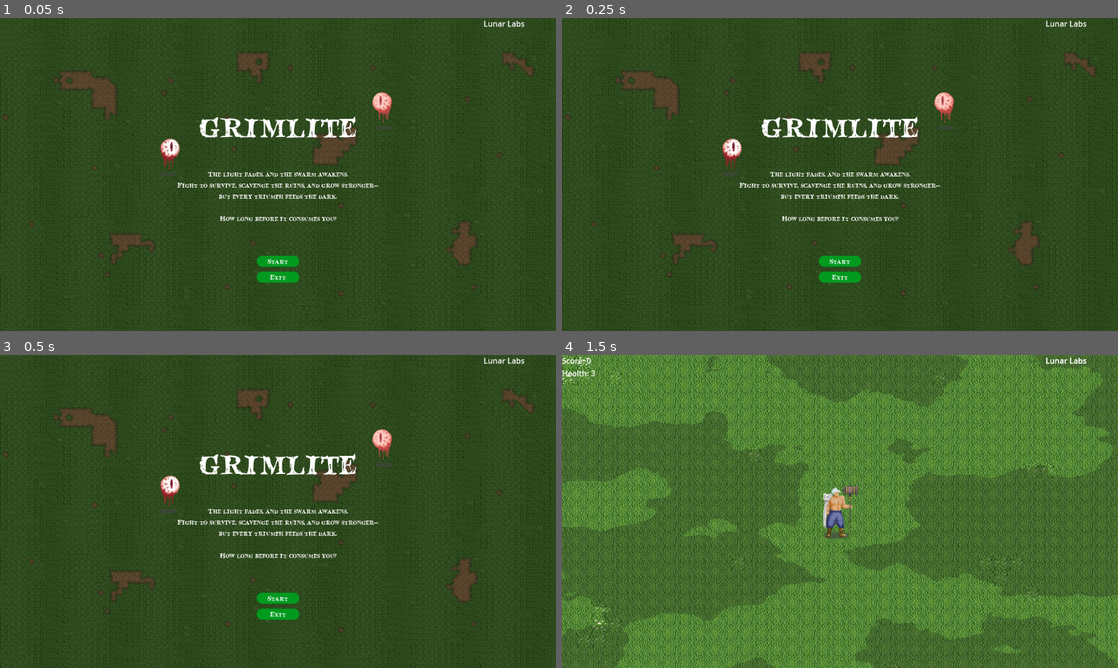
Above: before the commit, frames 1-4 (two rows, left to right).
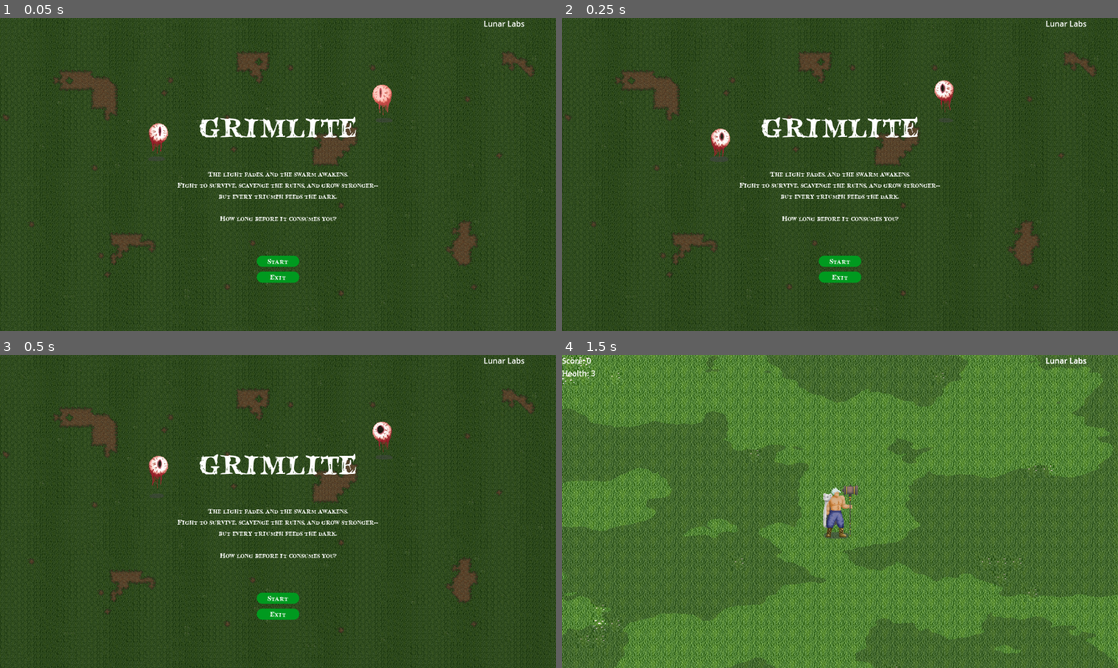
Above: after the commit, the same moments.

Repository: chii-vu/Grimlite
Game: Godot game, scene res://StartMenu.tscn
Same seed, same stepped clock (60 frames per second), same inputs: the game is played once before the commit and once after it.
Inputs:
- Up to frame 1 (0.05 s): no input
- Up to frame 2 (0.25 s): no input
- Up to frame 3 (0.5 s): no input
- Up to frame 4 (1.5 s): click "Start" at 0.5 s; tap Enter at 1.25 s; hold Right (ui_right) from 1.28 s (still down); hold Space (Shoot) from 1.28 s (still down)

The runs differ from the first frame. In frame 1, 0.7% of the frame differs, in the area x 26-71%, y 21-51%; in frame 2, 0.8%, in the area x 26-71%, y 19-51%; in frame 3, 0.7%; in frame 4, nothing differs.

Commit message:
play idle animation on eyeballs in start menu

Diff:
--- a/StartMenu.gd
+++ b/StartMenu.gd
@@ -2,9 +2,11 @@
 
 @onready var sounds_manager = $"/root/GlobalSoundsManager"
 
-
 # Called when the node enters the scene tree for the first time.
 func _ready() -> void:
+	$"Left Facing Eyeball".play("Idle")
+	$"Right Facing Eyeball".play("Idle")
+
 	sounds_manager.sfx_menu_music()
 
 
--- a/StartMenu.tscn
+++ b/StartMenu.tscn
@@ -211,14 +211,16 @@
 horizontal_alignment = 1
 
 [node name="Left Facing Eyeball" type="AnimatedSprite2D" parent="."]
-position = Vector2(792, 184)
+position = Vector2(792, 168)
 sprite_frames = SubResource("SpriteFrames_xqla1")
 animation = &"Idle"
+frame_progress = 0.0900874
 
 [node name="Right Facing Eyeball" type="AnimatedSprite2D" parent="."]
-position = Vector2(352, 280)
+position = Vector2(328, 248)
 sprite_frames = SubResource("SpriteFrames_wejrh")
 animation = &"Idle"
+frame_progress = 0.718239
 
 [connection signal="pressed" from="VBoxMenuButtons/Start" to="." method="_on_start_pressed"]
 [connection signal="pressed" from="VBoxMenuButtons/Exit" to="." method="_on_exit_pressed"]
